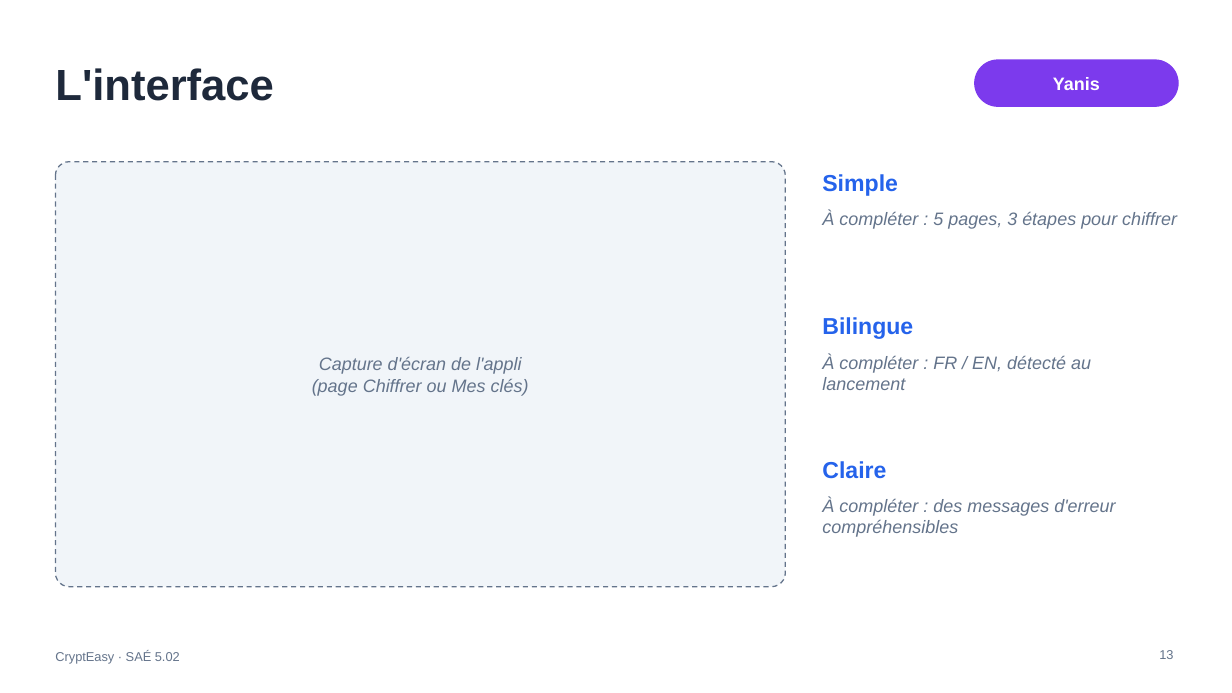
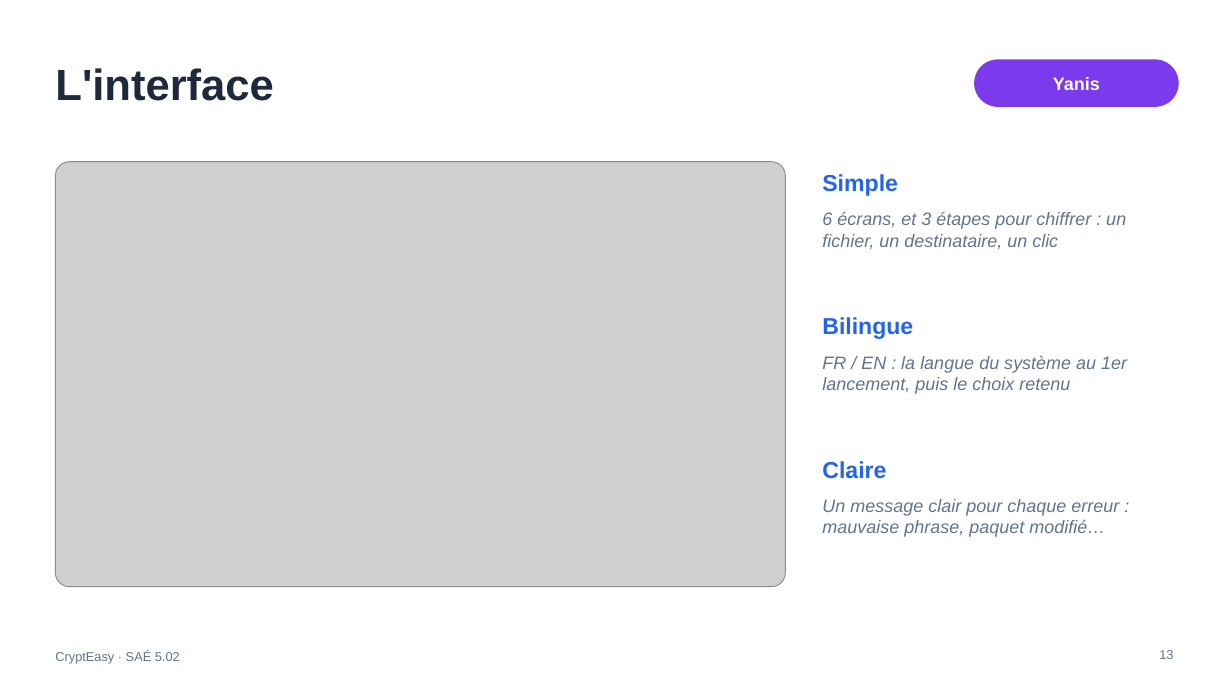
Before and after one commit to DiogoF-Hub/CryptEasy, a slide deck: slide 13 of docs/slides/CryptEasy_Soutenance_modele.pptx. Drawn at 1232x693 pixels with LibreOffice and Linux fonts; fonts in the diff are those of the drawing; grey boxes stand for pictures. Boxes give left, top, right and bottom in pixels: in the first picture for what was removed or moved away, otherwise in the second. Text is boxed around its words. In the diff, an @@ line names an element or a change of style, - is before the commit and + after.

```diff
--- a/docs/slides/CryptEasy_Soutenance_modele.pptx
+++ b/docs/slides/CryptEasy_Soutenance_modele.pptx
@@ rounded rectangle removed at (55, 162, 786, 587) @@
@@ picture added at (55, 162, 786, 587) @@
@@ text at (822, 212, 1126, 249): text changed @@
-À compléter : 5 pages, 3 étapes pour chiffrer
+6 écrans, et 3 étapes pour chiffrer : un fichier, un destinataire, un clic
@@ text removed at (312, 357, 529, 396) @@
-Capture d'écran de l'appli
-(page Chiffrer ou Mes clés)
@@ text at (822, 356, 1127, 394): text changed @@
-À compléter : FR / EN, détecté au lancement
+FR / EN : la langue du système au 1er lancement, puis le choix retenu
@@ text at (822, 499, 1119, 537): text changed @@
-À compléter : des messages d'erreur compréhensibles
+Un message clair pour chaque erreur : mauvaise phrase, paquet modifié…
```
Also in this commit, not shown: 2 other slides changed.
